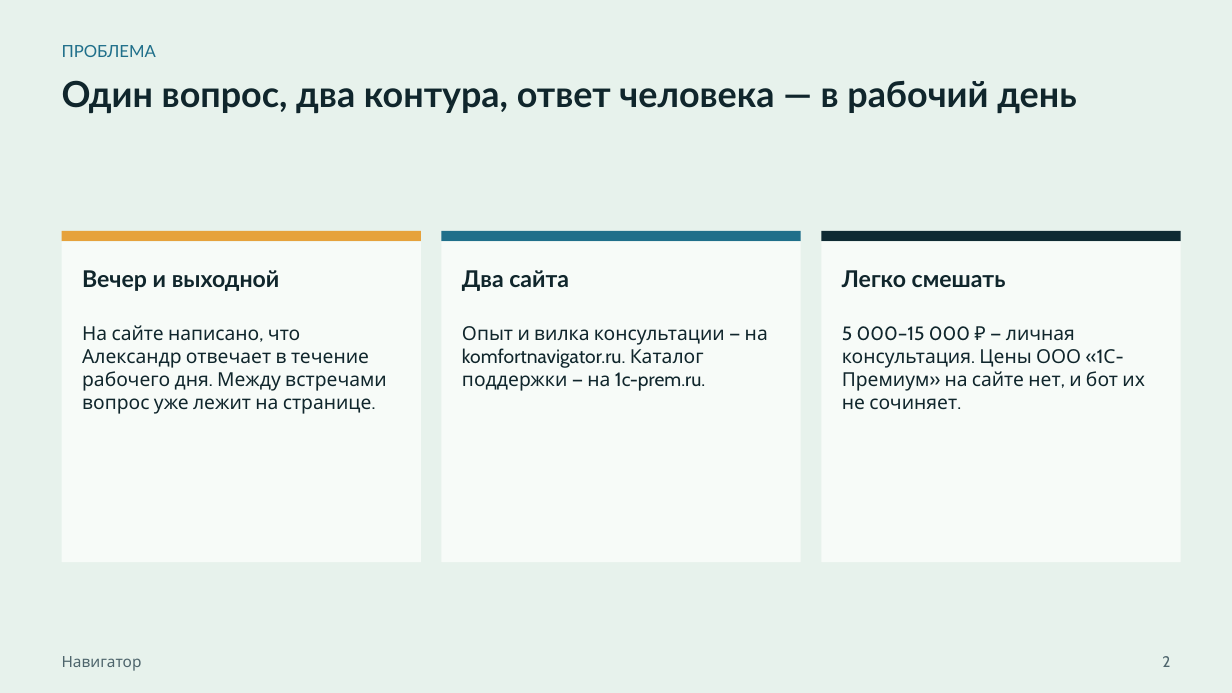
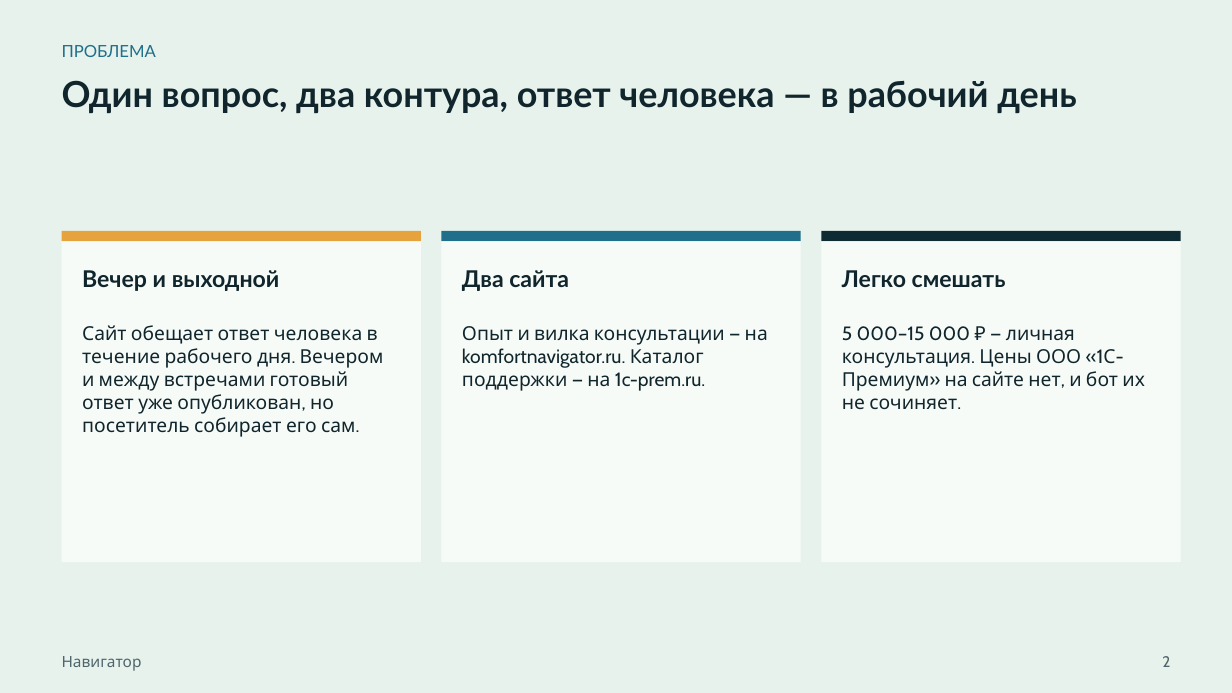
Before and after one commit to aleksandrfprikolota-navigator/pef05-navigator, a slide deck: slide 2 of submission/05-prezentaciya/Navigator.pptx. Drawn at 1232x693 pixels with LibreOffice and Linux fonts; fonts in the diff are those of the drawing. Boxes give left, top, right and bottom in pixels: in the first picture for what was removed or moved away, otherwise in the second. Text is boxed around its words. In the diff, an @@ line names an element or a change of style, - is before the commit and + after.

```diff
--- a/submission/05-prezentaciya/Navigator.pptx
+++ b/submission/05-prezentaciya/Navigator.pptx
@@ text at [82,325,384,437]: text changed @@
-На сайте написано, что Александр отвечает в течение рабочего дня. Между встречами вопрос уже лежит на странице.
+Сайт обещает ответ человека в течение рабочего дня. Вечером и между встречами готовый ответ уже опубликован, но посетитель собирает его сам.
```
Also in this commit, not shown: 5 other files.
